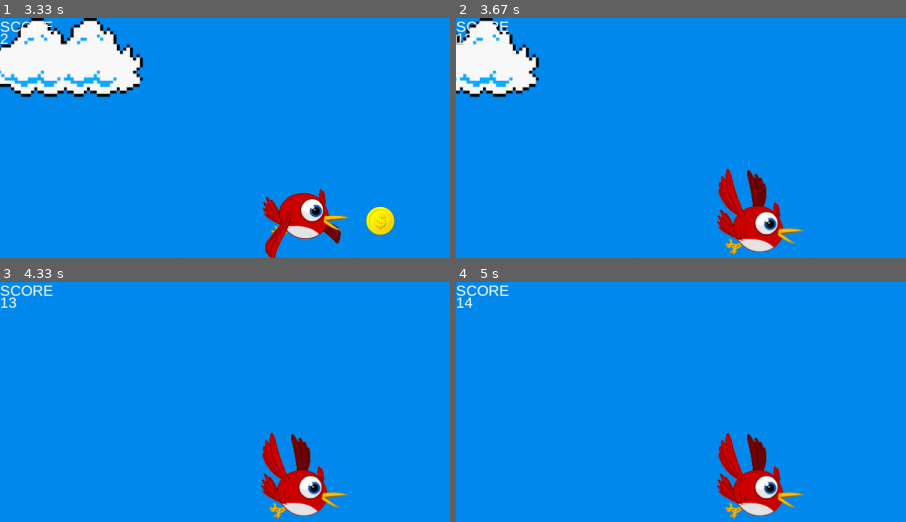
Above: before the commit, frames 1-4 (two rows, left to right).
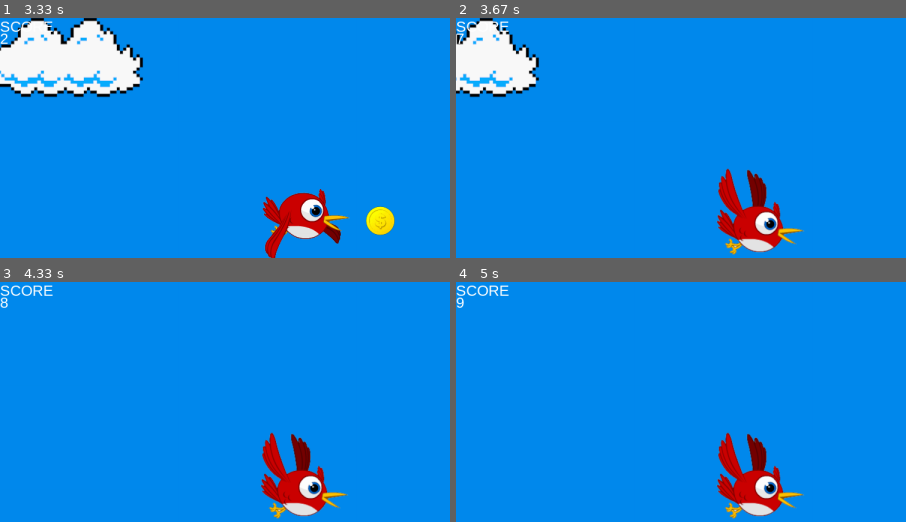
Above: after the commit, the same moments.

Repository: jtam64/pygame_final_project
Game: pygame game, started from Game/CrappyBird.py
The game is run twice, just before and just after one commit, with the same random seed, the same clock (stepped at 60 frames per second) and the same inputs.
Inputs:
- Up to frame 1 (3.33 s): tap Space at 0.33, 0.73, 1.03, 1.23, 1.57, 1.87, 2.07, 2.37, 2.63, 2.97, 3.27 s
- Up to frame 2 (3.67 s): tap Space at 3.4 s
- Up to frame 3 (4.33 s): tap Space at 3.8, 4.1 s
- Up to frame 4 (5 s): tap Space at 4.47, 4.87 s
The pictures show only the part of the screen within x 0-50%, y 0-50%; the shares and areas given below are measured in that part.

Frame 1 is identical in both runs. In frame 2, less than 0.1% of the frame differs, in the area x 0-4%, y 6-11%; in frame 3, 0.1%; in frame 4, 0.1%.

Commit message:
added variable coin value and win condition

Diff:
--- a/Game/components/coin.py
+++ b/Game/components/coin.py
@@ -6,6 +6,7 @@
     def __init__(self):
         super().__init__("sprites/coin.png")
         self.rect.x = 1500
+        self.value = 5
 
     def random_pos(self):
         return random.randint(0, 600)
@@ -16,3 +17,16 @@
 
     def scrolling(self, x):
         self.rect.x -= x
+
+    def alter_value(self, modifier):
+        if modifier > 1:
+            if 1 <= modifier <= 10:
+                self.value = 15
+            elif 11 <= modifier <= 20:
+                self.value = 100
+            elif 21 <= modifier <= 30:
+                self.value = 200
+            elif 31 <= modifier <= 40:
+                self.value = 500
+            elif 41 <= modifier <= 50:
+                self.value = 1000
--- a/Game/screens/Base.py
+++ b/Game/screens/Base.py
@@ -1,5 +1,4 @@
 import pygame
-import sys
 
 class Base_screen:
     def __init__(self, window):
--- a/Game/screens/Game.py
+++ b/Game/screens/Game.py
@@ -71,11 +71,15 @@
         if now >= self.last + self.cooldown:
             self.bird.default()
 
+        # variable coin value modifier
+        modifier = self.score / 100
+        self.coin.alter_value(modifier)
+
         # check coin collection event
         if self.bird.rect.colliderect(self.coin.rect):
-            score_add = self.arial.render("+10", True, (255, 255, 255))
+            score_add = self.arial.render(str(f"+{self.coin.value}"), True, (255, 255, 255))
             self.window.blit(score_add, (self.coin.rect.x, self.coin.rect.y))
-            self.score += 10
+            self.score += self.coin.value
             self.coin.default()
 
         # every 100 points increase speed
@@ -103,3 +107,8 @@
         if self.bird.crash():
             self.next_screen = "gameover"
             self.running = False
+
+        # win condition at 1,000,000 points
+        if self.score >= 1_000_000:
+            self.next_screen = "win"
+            self.running = False
